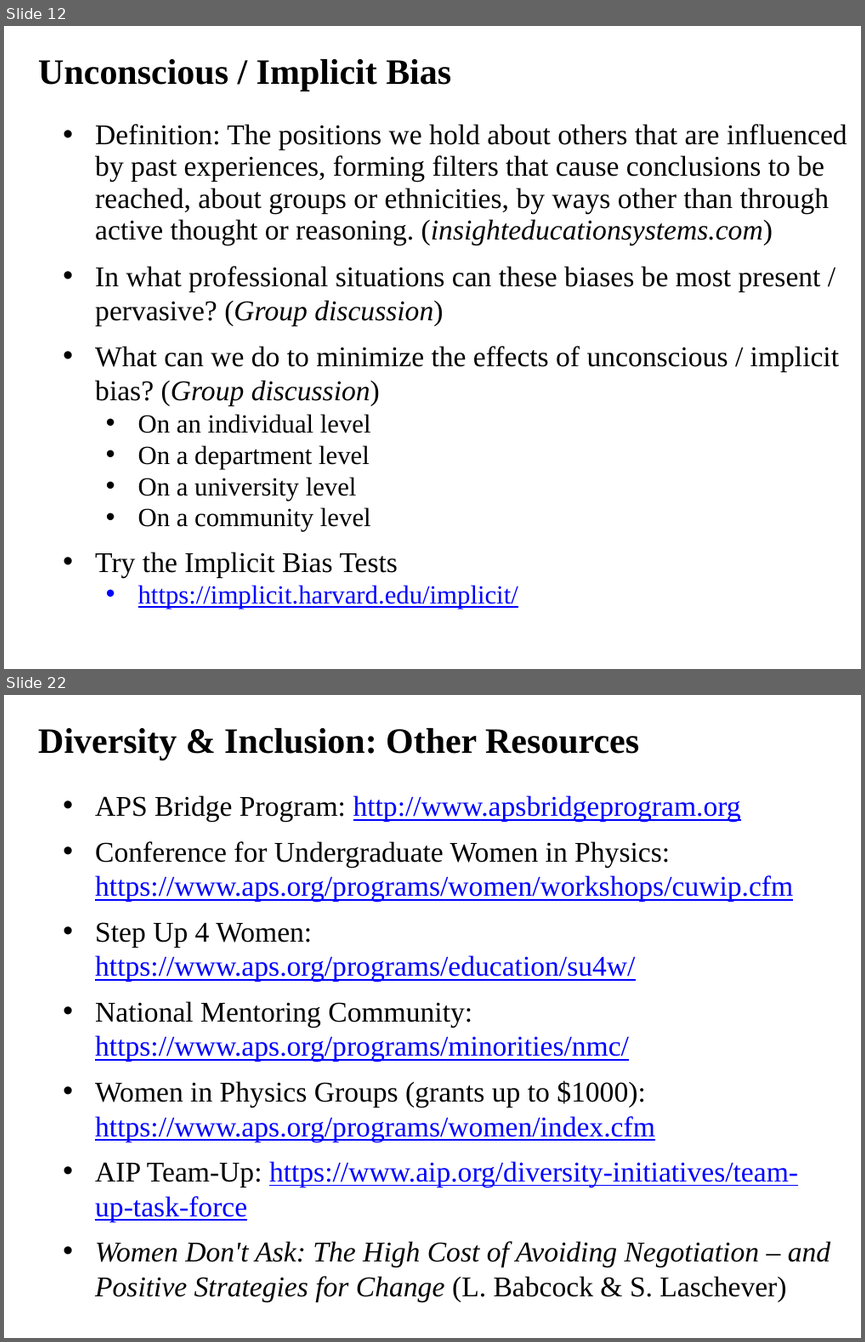
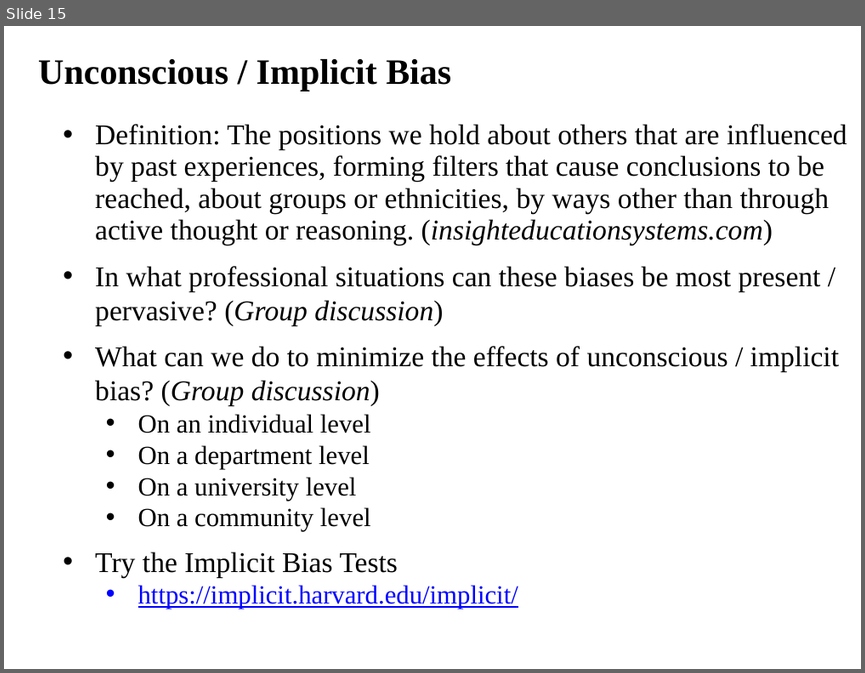
Before and after one commit to ajvanderhorst/PhysicsCapstoneGW, a slide deck: Topics/Slides/ClassCommunity2DiversityInclusion.pptx. Shown one above the other, each under a label of ours: slides 12 and 22 before the commit, slide 15 after it; the slides between them are not shown. The pictures are 865x1342 and 865x673 pixels, drawn with LibreOffice and Linux fonts; fonts in the diff are those of the drawing. Boxes give left, top, right and bottom in pixels: in the first picture for what was removed or moved away, otherwise in the second. Text is boxed around its words. In the diff, an @@ line names an element or a change of style, - is before the commit and + after.

```diff
--- a/Topics/Slides/ClassCommunity2DiversityInclusion.pptx
+++ b/Topics/Slides/ClassCommunity2DiversityInclusion.pptx
@@ slide 22 removed at bbox=[4, 695, 861, 1338], background #FFFFFF @@
@@ text removed at bbox=[38, 728, 639, 760] @@
-Diversity & Inclusion: Other Resources
@@ text removed at bbox=[95, 795, 830, 1301] @@
-• APS Bridge Program: http://www.apsbridgeprogram.org
-• Conference for Undergraduate Women in Physics: https://www.aps.org/programs/women/workshops/cuwip.cfm
-• Step Up 4 Women: https://www.aps.org/programs/education/su4w/
-• National Mentoring Community: https://www.aps.org/programs/minorities/nmc/
-• Women in Physics Groups (grants up to $1000): https://www.aps.org/programs/women/index.cfm
-• AIP Team-Up: https://www.aip.org/diversity-initiatives/team-up-task-force
-• Women Don't Ask: The High Cost of Avoiding Negotiation – and Positive Strategies for Change (L. Babcock & S. Laschever)
@@ what was slide 12 is now slide 15 @@
```
Also in this commit, not shown: 11 slides changed, 4 slides added, 2 other files.
